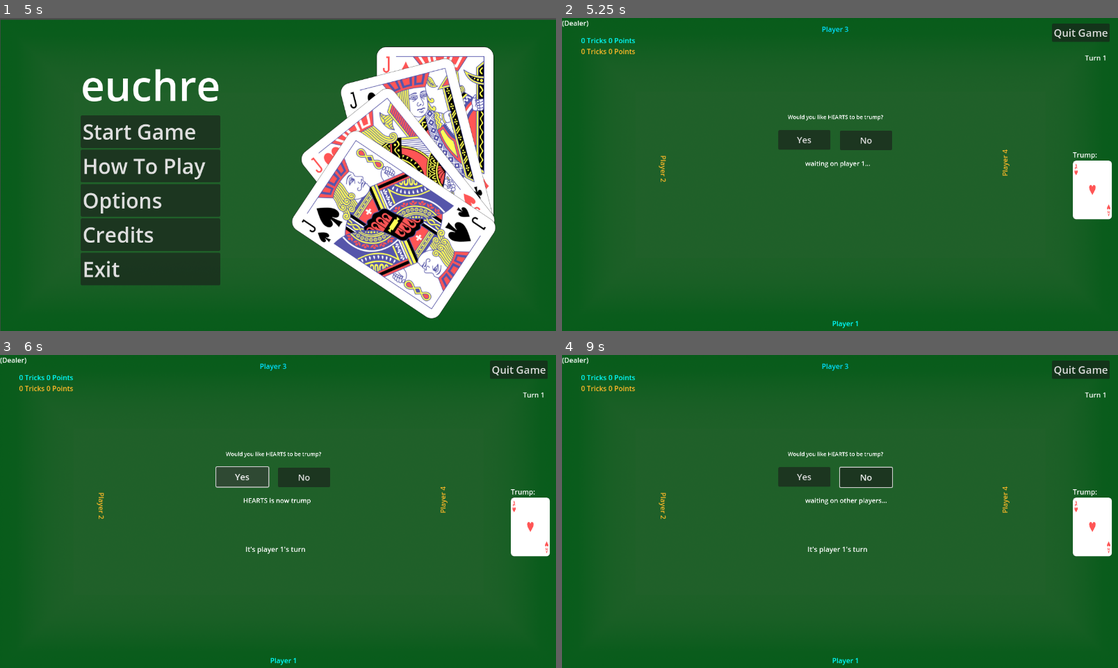
Above: before the commit, frames 1-4 (two rows, left to right).
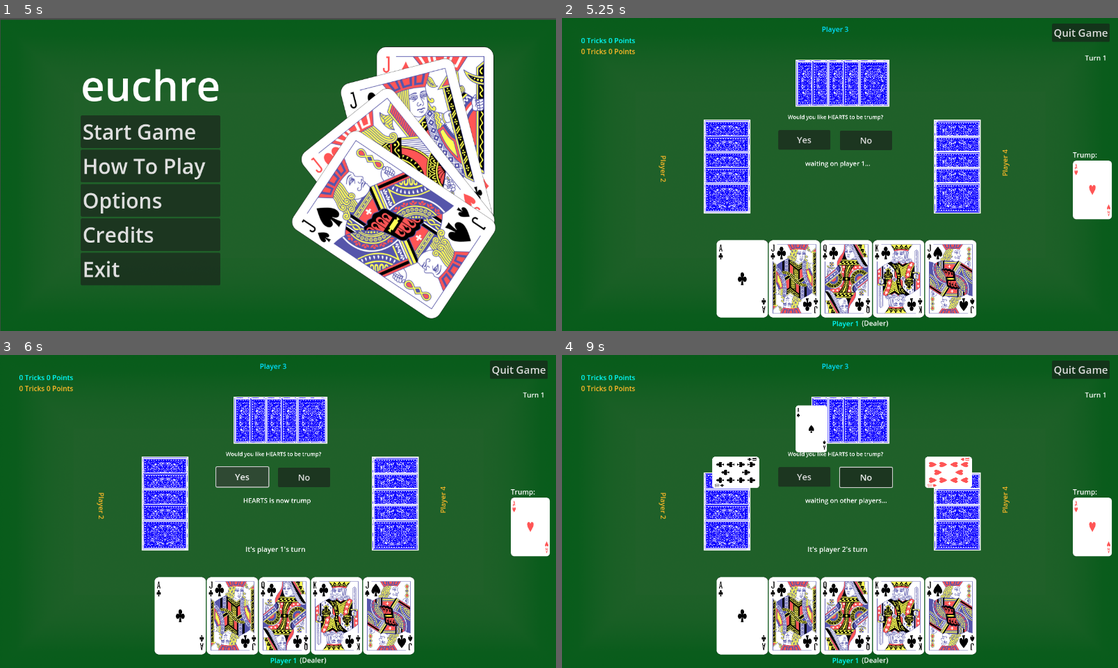
Above: after the commit, the same moments.

Repository: rayaboutany/Euchre
Game: Godot game, scene res://scenes/mainmenu.tscn
Same seed, same stepped clock (60 frames per second), same inputs: the game is played once before the commit and once after it.
Inputs (mouse positions are in pixels of both pictures, inside the frame that each line leads up to):
- Up to frame 1 (5 s): click "How To Play" at 0.5 s; click "Back" at 1.25 s; click "Options" at 2 s; click "Back" at 2.75 s; click "Credits" at 3.5 s; click "Back" at 4.25 s
- Up to frame 2 (5.25 s): click "Start Game" at 5 s
- Up to frame 3 (6 s): click "Yes" at 5.75 s
- Up to frame 4 (9 s): click "Yes" at 6.5 s; click "Yes" at 7.25 s; click "No" at 8 s; move the mouse to (962, 495) at 8.77 s; click (962, 495) at 8.92 s

Frame 1 is identical in both runs. In frame 2, 19% of the frame differs, in the area x 0-76%, y 0-99%; in frame 3, 19%; in frame 4, 19%.
Error before the commit: Parse Error: Preload file "res://scenes/card2.tscn" does not exist. (res://scripts/table.gd:3)

Commit message:
Win/Lose scenes

Diff:
--- /dev/null
+++ b/scenes/lose.tscn
@@ -0,0 +1,31 @@
+[gd_scene load_steps=3 format=3 uid="uid://cj2p4rpqnj6ot"]
+
+[ext_resource type="Texture2D" uid="uid://dpwr2xxec4e02" path="res://assets/background.png" id="1_5y3qo"]
+[ext_resource type="Script" path="res://scripts/BackButton.gd" id="2_1527m"]
+
+[node name="Lose" type="Node2D"]
+
+[node name="TextureRect" type="TextureRect" parent="."]
+offset_right = 1920.0
+offset_bottom = 1080.0
+scale = Vector2(0.668192, 0.668513)
+texture = ExtResource("1_5y3qo")
+
+[node name="BackButton" type="Button" parent="."]
+offset_left = 1018.0
+offset_top = 62.0
+offset_right = 1232.0
+offset_bottom = 120.0
+theme_override_font_sizes/font_size = 36
+text = "Quit Game"
+script = ExtResource("2_1527m")
+
+[node name="Label" type="Label" parent="."]
+offset_left = 480.0
+offset_top = 272.0
+offset_right = 832.0
+offset_bottom = 382.0
+theme_override_font_sizes/font_size = 80
+text = "You Lost!"
+
+[connection signal="pressed" from="BackButton" to="BackButton" method="_on_pressed"]
--- a/scenes/trickScore.gd
+++ b/scenes/trickScore.gd
@@ -6,7 +6,6 @@
 var teamScore = 0
 var oppScore = 0
 signal cardplayed
-#question: In the future, should we make the win func global?
 #remember: need to reset variables when tricks(turn) & rounds(trickCount) reset
 
 # Called when the node enters the scene tree for the first time.
@@ -37,7 +36,19 @@
 func calculateRound():
 	#determine round winner
 	#add points given num of tricks
+	#make decision structure:
+	#if teamScore >= 10:
+	#win function switching scene to win screen
+	#else if oppScore >= 10:
+	#lose function switching scene to lose screen?
+	#else:
 	#call newTurn to reset trick vars and increment turn (can we do this yet?)
+	pass #remove when theres code
+
+func win():
+	#variable resets for replay?
+	#switch scene to win screen scene
+	#for win scene, add button calling BackButton; alter back button code to reset trickScore vars (or another way thats easy)
 	pass #remove when theres code
 
 # Called every frame. 'delta' is the elapsed time since the previous frame.
--- /dev/null
+++ b/scenes/win.tscn
@@ -0,0 +1,31 @@
+[gd_scene load_steps=3 format=3 uid="uid://l158ltg73t3y"]
+
+[ext_resource type="Texture2D" uid="uid://dpwr2xxec4e02" path="res://assets/background.png" id="1_s7iha"]
+[ext_resource type="Script" path="res://scripts/BackButton.gd" id="2_4edde"]
+
+[node name="Win" type="Node2D"]
+
+[node name="TextureRect" type="TextureRect" parent="."]
+offset_right = 1920.0
+offset_bottom = 1080.0
+scale = Vector2(0.668192, 0.668513)
+texture = ExtResource("1_s7iha")
+
+[node name="BackButton" type="Button" parent="."]
+offset_left = 1018.0
+offset_top = 62.0
+offset_right = 1232.0
+offset_bottom = 120.0
+theme_override_font_sizes/font_size = 36
+text = "Quit Game"
+script = ExtResource("2_4edde")
+
+[node name="Label" type="Label" parent="."]
+offset_left = 472.0
+offset_top = 272.0
+offset_right = 811.0
+offset_bottom = 382.0
+theme_override_font_sizes/font_size = 80
+text = "You Win!"
+
+[connection signal="pressed" from="BackButton" to="BackButton" method="_on_pressed"]
--- a/scripts/table.gd
+++ b/scripts/table.gd
@@ -1,6 +1,6 @@
 extends Node2D
 #variables and signals
-var load_card = preload("res://scenes/card2.tscn")
+var load_card = preload("res://scenes/card.tscn")
 var deck = []
 var playerHand = []
 var suits = ["HEARTS","DIAMONDS","CLUBS","SPADES"]
@@ -229,21 +229,16 @@
 	for i in 5:
 		if playerHand[i] != null:
 			if playerHand[i].id == card.id:
-				#playerHand[i].position -= Vector2(0,100)
-				var anim = playerHand[i].get_node("AnimationPlayer")
-				anim.play("card_playing")
+				playerHand[i].position -= Vector2(0,100)
 				for j in 4:
 					#print(str(j))
 					if currentTrick[j] == null:
 						currentTrick[j] = playerHand[i]
 						break
-				#playerHand[i] = null
+				playerHand[i] = null
 	print("Current Trick: "+str(currentTrick))
-	await get_tree().create_timer(1.0).timeout
 	playBotCard("bot1")
-	await get_tree().create_timer(1.0).timeout
 	playBotCard("bot2")
-	await get_tree().create_timer(1.0).timeout
 	playBotCard("bot3")
 
 #playing cards for bots
@@ -262,9 +257,7 @@
 			cardShift = Vector2(-20,0)
 	for i in 5:
 		if hand[i] != null:
-			#hand[i].position += cardShift
-			var anim = hand[i].get_node("AnimationPlayer")
-			anim.play("card_playing")
+			hand[i].position += cardShift
 			hand[i].setFaceTexture()
 			hand[i].z_index = 1
 			for j in 4:
